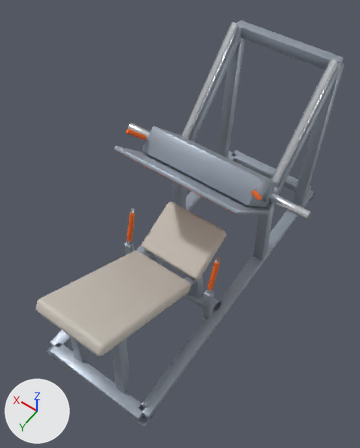
Two versions of the glTF model exercise-motion/models/machines/leg-press-45.glb, one commit apart.
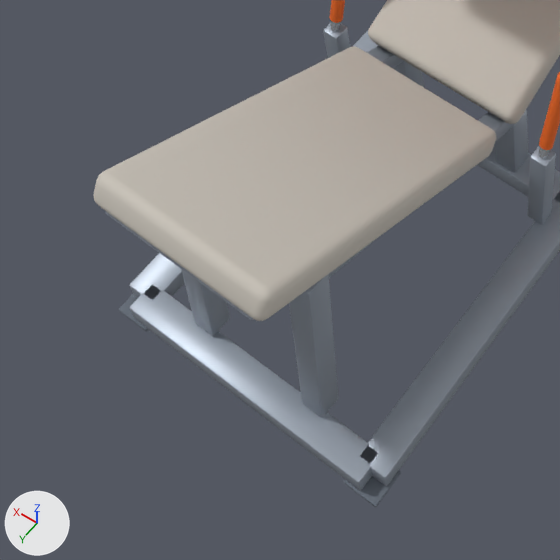
Each version appears first whole from a 50 mm lens placed at (-1.024, 1.699, 2.903), pointed at (0.022, 0.235, 0.602), and next in a close-up on the part from 0% to 60% of the width and 52% to 100% of the height. The axes (+X, +Y, +Z) are drawn at lower left. The lights are the same throughout. The last two pictures show the newer version. Where no turn or scale is listed for an object, it has been applied to the vertices. Vertices at exactly the same position are counted once.

Objects in the first close-up: 'frame.frame', 'frame.grip', 'frame.pad', 'frame.rubber' and 1 more.
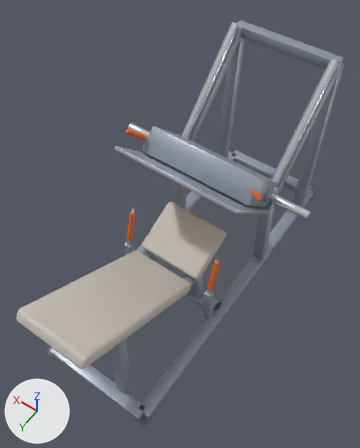
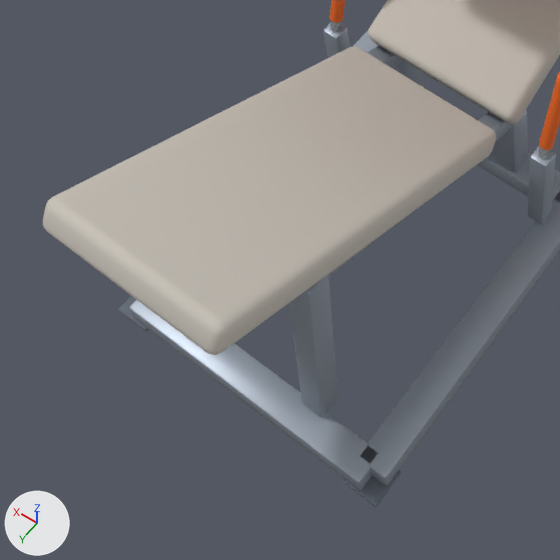
What differs and where, as boxes [x1, y1, x2, y2] in the close-ups (560 x 560 px; the box of a moved part takes in the faces that stretch with it):
'frame.pad', reshaped: before [93, 0, 560, 321]; after [43, 0, 560, 355]
part 1 of me_frame_pad, moved or reshaped: before [93, 171, 270, 321]; after [43, 171, 270, 355]

The edits, one by one:
me_frame_pad is used by ob_frame_pad; location (0.0, 0.0, 0.0).
me_frame_pad had 304 vertices, 600 faces and spanned x -0.21..0.21, y 0.066..1.168, z 0.359..0.827.
me_frame_pad now has 304 vertices, 600 faces and spans x -0.21..0.21, y 0.066..1.272, z 0.359..0.887.
me_frame_pad part 1: all 76 vertices in x -0.21..0.21, y 1.12..1.168, z 0.759..0.827 are moved by (0.0, 0.104, 0.06).
